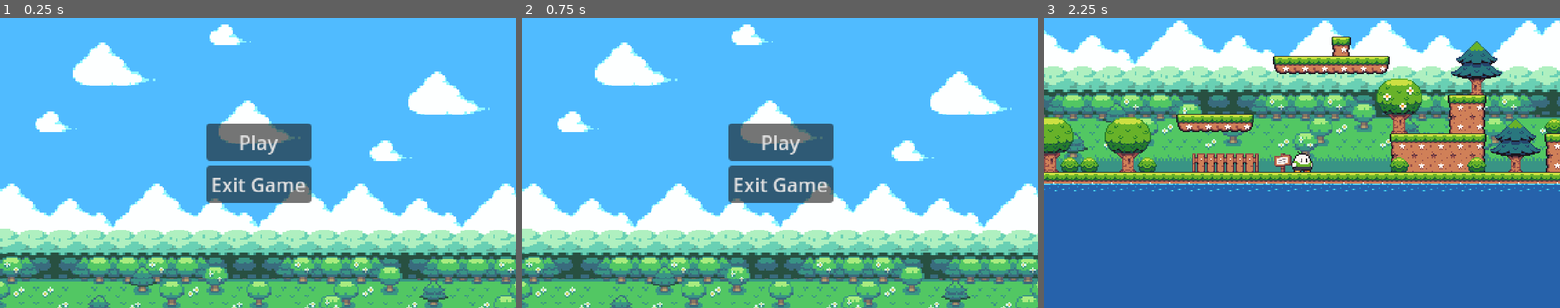
Above: before the commit, frames 1-3 (left to right).
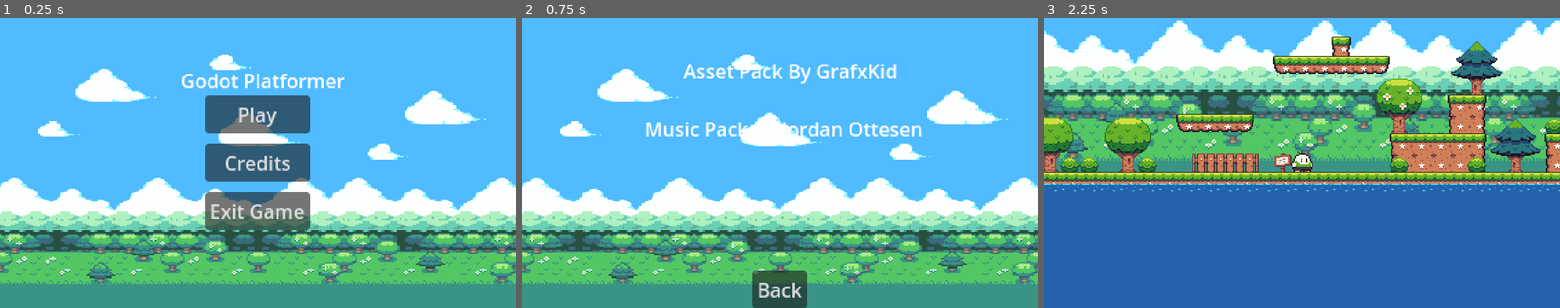
Above: after the commit, the same moments.

Repository: GuilhermeJuventino/Godot-Platformer
Game: Godot game, scene res://scenes/main_menu.tscn
Two runs of this game, one before a commit and one after it. Both use one fixed random seed, a clock stepped at 60 frames per second and the inputs below. This scene is started directly instead of the project's main scene.
Inputs (mouse positions are in pixels of both pictures, inside the frame that each line leads up to):
- Up to frame 1 (0.25 s): no input
- Up to frame 2 (0.75 s): click (780, 163) at 0.5 s, where only the run after the commit has a clickable "Credits"
- Up to frame 3 (2.25 s): click (1302, 290) at 1.25 s, where only the run after the commit has a clickable "Back"; click "Play" at 2 s

The runs differ from the first frame. In frame 1, 43% of the frame differs, in the area x 0-100%, y 2-100%; in frame 2, 44%; in frame 3, nothing differs.

Commit message:
Further work on main menu and credits screen

Diff:
--- /dev/null
+++ b/scenes/credits_screen.tscn
@@ -0,0 +1,64 @@
+[gd_scene load_steps=3 format=3 uid="uid://cqlvigagca8sh"]
+
+[ext_resource type="Script" path="res://scripts/credits_screen.gd" id="1_cccub"]
+[ext_resource type="Texture2D" uid="uid://jstpnvrbji7h" path="res://assets/Seasonal Tilesets/1 - Grassland/Background parts/_Complete_static_BG_(288 x 208).png" id="1_nskxk"]
+
+[node name="CreditsScreen" type="Control"]
+layout_mode = 3
+anchors_preset = 15
+anchor_right = 1.0
+anchor_bottom = 1.0
+grow_horizontal = 2
+grow_vertical = 2
+script = ExtResource("1_cccub")
+
+[node name="Background" type="TextureRect" parent="."]
+layout_mode = 1
+anchors_preset = 15
+anchor_right = 1.0
+anchor_bottom = 1.0
+grow_horizontal = 2
+grow_vertical = 2
+texture = ExtResource("1_nskxk")
+
+[node name="AssetsCredit" type="RichTextLabel" parent="."]
+layout_mode = 1
+anchors_preset = 5
+anchor_left = 0.5
+anchor_right = 0.5
+offset_left = -80.0
+offset_top = 32.0
+offset_right = 104.0
+offset_bottom = 56.0
+grow_horizontal = 2
+text = "Asset Pack By GrafxKid"
+
+[node name="SoundtrackCredits" type="RichTextLabel" parent="."]
+layout_mode = 1
+anchors_preset = 8
+anchor_left = 0.5
+anchor_top = 0.5
+anchor_right = 0.5
+anchor_bottom = 0.5
+offset_left = -112.0
+offset_top = -40.0
+offset_right = 128.0
+grow_horizontal = 2
+grow_vertical = 2
+text = "Music Pack By Jordan Ottesen"
+
+[node name="MarginContainer" type="MarginContainer" parent="."]
+layout_mode = 1
+anchors_preset = 15
+anchor_right = 1.0
+anchor_bottom = 1.0
+grow_horizontal = 2
+grow_vertical = 2
+
+[node name="Back" type="Button" parent="MarginContainer"]
+layout_mode = 2
+size_flags_horizontal = 4
+size_flags_vertical = 8
+text = "Back"
+
+[connection signal="pressed" from="MarginContainer/Back" to="." method="_on_back_pressed"]
--- a/scenes/main_menu.tscn
+++ b/scenes/main_menu.tscn
@@ -12,35 +12,54 @@
 grow_vertical = 2
 script = ExtResource("1_6cmbw")
 
+[node name="Background" type="TextureRect" parent="."]
+layout_mode = 1
+anchors_preset = 15
+anchor_right = 1.0
+anchor_bottom = 1.0
+grow_horizontal = 2
+grow_vertical = 2
+texture = ExtResource("2_5gcgk")
+
+[node name="TitleText" type="RichTextLabel" parent="."]
+layout_mode = 1
+anchors_preset = 5
+anchor_left = 0.5
+anchor_right = 0.5
+offset_left = -64.0
+offset_top = 40.0
+offset_right = 73.0
+offset_bottom = 88.0
+grow_horizontal = 2
+text = "Godot Platformer"
+
 [node name="MarginContainer" type="MarginContainer" parent="."]
 layout_mode = 1
-anchors_preset = 8
-anchor_left = 0.5
-anchor_top = 0.5
-anchor_right = 0.5
-anchor_bottom = 0.5
-offset_left = -43.5
-offset_top = -33.0
-offset_right = 43.5
-offset_bottom = 33.0
+anchors_preset = 15
+anchor_right = 1.0
+anchor_bottom = 1.0
 grow_horizontal = 2
 grow_vertical = 2
 
-[node name="VBoxContainer" type="VBoxContainer" parent="MarginContainer"]
+[node name="MainMenuButtons" type="VBoxContainer" parent="MarginContainer"]
 layout_mode = 2
+size_flags_horizontal = 4
+size_flags_vertical = 4
+theme_override_constants/separation = 9
 
-[node name="Background" type="Sprite2D" parent="MarginContainer/VBoxContainer"]
-position = Vector2(43.5, 35)
-scale = Vector2(1.5, 1.5)
-texture = ExtResource("2_5gcgk")
-
-[node name="Play" type="Button" parent="MarginContainer/VBoxContainer"]
+[node name="Play" type="Button" parent="MarginContainer/MainMenuButtons"]
 layout_mode = 2
+size_flags_vertical = 4
 text = "Play"
 
-[node name="Exit" type="Button" parent="MarginContainer/VBoxContainer"]
+[node name="Credits" type="Button" parent="MarginContainer/MainMenuButtons"]
+layout_mode = 2
+text = "Credits"
+
+[node name="Exit" type="Button" parent="MarginContainer/MainMenuButtons"]
 layout_mode = 2
 text = "Exit Game"
 
-[connection signal="pressed" from="MarginContainer/VBoxContainer/Play" to="." method="_on_play_pressed"]
-[connection signal="pressed" from="MarginContainer/VBoxContainer/Exit" to="." method="_on_exit_pressed"]
+[connection signal="pressed" from="MarginContainer/MainMenuButtons/Play" to="." method="_on_play_pressed"]
+[connection signal="pressed" from="MarginContainer/MainMenuButtons/Credits" to="." method="_on_credits_pressed"]
+[connection signal="pressed" from="MarginContainer/MainMenuButtons/Exit" to="." method="_on_exit_pressed"]
--- a/scripts/MainMenu.gd
+++ b/scripts/MainMenu.gd
@@ -8,3 +8,7 @@
 func _on_exit_pressed():
 	# Exiting the game
 	get_tree().quit()
+
+func _on_credits_pressed():
+	# Transitioning to credits screen
+	get_tree().change_scene_to_file("res://scenes/credits_screen.tscn")
--- /dev/null
+++ b/scripts/credits_screen.gd
@@ -0,0 +1,5 @@
+extends Control
+
+func _on_back_pressed():
+	# Transitioning back to main menu
+	get_tree().change_scene_to_file("res://scenes/main_menu.tscn")
